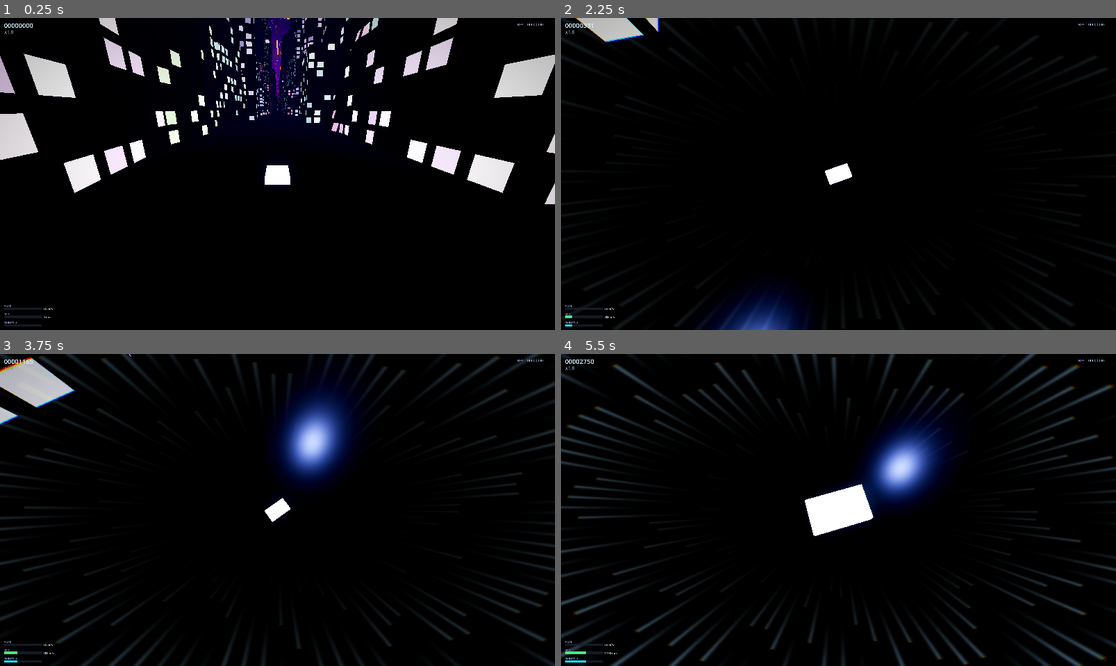
Above: before the commit, frames 1-4 (two rows, left to right).
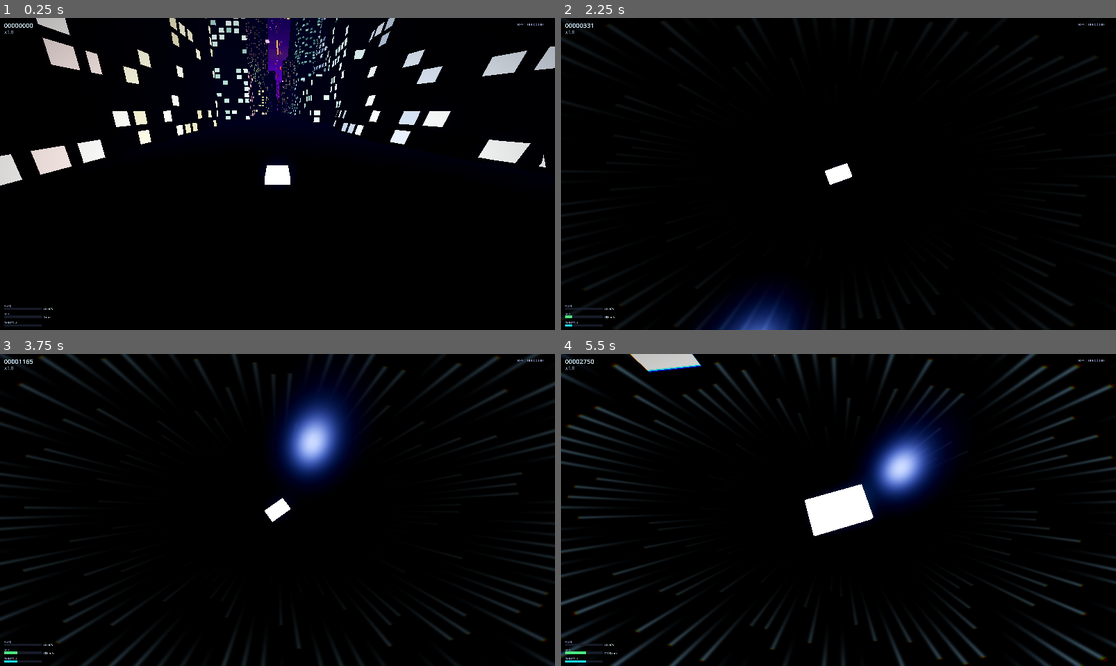
Above: after the commit, the same moments.

Repository: midas44/divepunk
Game: Godot game, scene res://scenes/main/Main.tscn
Two runs of this game, one before a commit and one after it. Both use one fixed random seed, a clock stepped at 60 frames per second and the inputs below.
Inputs (mouse positions are in pixels of both pictures, inside the frame that each line leads up to):
- Up to frame 1 (0.25 s): no input
- Up to frame 2 (2.25 s): move the mouse to (866, 174) at 0.52 s; hold Q (cycle_camera) 0.53-1.28 s; hold Shift (accelerate) from 0.53 s (still down); tap Space at 0.77, 1.52 s; move the mouse to (810, 174) at 1.27 s; tap Ctrl (decelerate) at 1.35 s; move the mouse to (849, 167) at 2.02 s; hold Middle mouse button (rear_view) from 2.03 s (still down)
- Up to frame 3 (3.75 s): keep holding Shift (accelerate); move the mouse to (271, 516) at 2.77 s; release Middle mouse button (rear_view) at 2.78 s; tap X at 2.85 s; tap Space at 3.02 s; move the mouse to (316, 513) at 3.52 s; tap C at 3.6 s
- Up to frame 4 (5.5 s): keep holding Shift (accelerate); tap Space at 3.77, 4.52 s; move the mouse to (794, 506) at 4.27 s; tap V at 4.35 s; move the mouse to (844, 510) at 5.02 s; hold Q (cycle_camera) from 5.03 s (still down)

The runs differ from the first frame. In frame 1, 13% of the frame differs, in the area x 0-100%, y 0-60%; in frame 2, 0.7%; in frame 3, 1.4%; in frame 4, 0.6%.

Commit message:
feat(city): bigger/varied footprints, sparser city, fewer high-rises; fix windows on round/tapered towers
Playtest tuning on the skyline rework:

- Footprints bigger with much wider variation. Per-class bands raised (low/mid/high/
  mega) and the per-axis aspect spread widened to 0.65..1.6, so at scale 2 footprints
  now span ~45-830 m per axis (was ~33-341) with square / oblong / slab variety.
- Sparser, less dense city: fill_chance 0.86 -> 0.60, rows_per_chunk 8 -> 5, and
  column_spacing 60 -> 70. Roughly halves buildings per chunk and opens up gaps.
- Fewer tall buildings: class weights shifted to low/mid — high 0.14 -> 0.08,
  mega 0.06 -> 0.04, low 0.42 -> 0.50 (mid 0.38). High+mega now ~12% (was ~20%).
- FIX: windows missing on round / tapered towers. The vertex shader transformed
  normals with MODEL_MATRIX, which under a tall/thin tower's non-uniform scale skews
  the normal toward vertical, so the `wallness` test culled the windows. Now uses
  MODEL_NORMAL_MATRIX (inverse-transpose) for correct world normals.

Heights, size-classes, silhouettes and inner-face corridor clearance unchanged.

Co-Authored-By: Claude Opus 4.8 (1M context) <noreply@anthropic.com>

Diff:
--- a/scripts/city_chunk.gd
+++ b/scripts/city_chunk.gd
@@ -38,10 +38,10 @@
 
 @export_group("Buildings")
 @export var columns_per_side: int = 3            ## building columns stacked outward from the corridor
-@export var rows_per_chunk: int = 8              ## building slots along the chunk's length, per column (÷world_scale)
-@export var column_spacing: float = 60.0         ## X step between columns (×world_scale); columns are anchored by their inner face and step outward
+@export var rows_per_chunk: int = 5              ## building slots along the chunk's length, per column (÷world_scale) — lower = sparser
+@export var column_spacing: float = 70.0         ## X step between columns (×world_scale); columns are anchored by their inner face and step outward
 @export var edge_margin: float = 12.0            ## clear gap (m) kept between the corridor wall and the nearest building face
-@export_range(0.0, 1.0) var fill_chance: float = 0.86   ## per-slot chance of a building (gaps add variety)
+@export_range(0.0, 1.0) var fill_chance: float = 0.6    ## per-slot chance of a building (gaps add variety; lower = sparser)
 @export_range(0.0, 1.0) var cell_depth_jitter: float = 0.35
 @export var world_scale: float = 1.0   ## set by ChunkManager; >1 enlarges buildings + spacing around the constant-size car (1.0 = original)
 @export var building_windows: bool = true   ## procedural neon-window shader (set by ChunkManager from [fx] building_windows); false = flat emissive boxes
@@ -51,20 +51,20 @@
 ## of mostly LOW/MID with rare MEGA towers reads far more interesting than a uniform wall. Heights and
 ## footprints are metres BEFORE [game] scale — the layout multiplies them by world_scale like the rest
 ## of the city, so at scale 2.0 a mega tower is roughly twice these numbers tall.
-@export var low_weight: float = 0.42
+@export var low_weight: float = 0.50
 @export var mid_weight: float = 0.38
-@export var high_weight: float = 0.14
-@export var mega_weight: float = 0.06     ## rare; megatowers are also kept off the corridor-edge column
+@export var high_weight: float = 0.08
+@export var mega_weight: float = 0.04     ## rare; megatowers are also kept off the corridor-edge column
 @export var low_height: Vector2 = Vector2(30.0, 80.0)
 @export var mid_height: Vector2 = Vector2(80.0, 200.0)
 @export var high_height: Vector2 = Vector2(200.0, 420.0)
 @export var mega_height: Vector2 = Vector2(420.0, 880.0)
-@export var low_footprint: Vector2 = Vector2(22.0, 60.0)
-@export var mid_footprint: Vector2 = Vector2(26.0, 75.0)
-@export var high_footprint: Vector2 = Vector2(32.0, 95.0)
-@export var mega_footprint: Vector2 = Vector2(50.0, 140.0)
-@export var footprint_aspect_min: float = 0.72   ## per-axis spread on the footprint, so towers vary in proportion (square / oblong / slab), not just size
-@export var footprint_aspect_max: float = 1.35
+@export var low_footprint: Vector2 = Vector2(35.0, 95.0)
+@export var mid_footprint: Vector2 = Vector2(45.0, 130.0)
+@export var high_footprint: Vector2 = Vector2(60.0, 175.0)
+@export var mega_footprint: Vector2 = Vector2(95.0, 260.0)
+@export var footprint_aspect_min: float = 0.65   ## per-axis spread on the footprint, so towers vary in proportion (square / oblong / slab) — wide range = huge variety
+@export var footprint_aspect_max: float = 1.6
 
 @export_group("Building shapes")
 ## Silhouette mix. Each non-empty shape is one extra MultiMesh per chunk (one draw call), so a 0 weight
--- a/shaders/building.gdshader
+++ b/shaders/building.gdshader
@@ -25,7 +25,10 @@
 
 void vertex() {
 	v_wpos = (MODEL_MATRIX * vec4(VERTEX, 1.0)).xyz;
-	v_wnormal = normalize((MODEL_MATRIX * vec4(NORMAL, 0.0)).xyz);
+	// Use the normal matrix (inverse-transpose of the model basis): under the heavy NON-UNIFORM scale
+	// of a tall/thin/tapered tower, transforming the normal by MODEL_MATRIX skews it toward vertical,
+	// which made `wallness` below cull the windows off round/tapered buildings. This keeps it correct.
+	v_wnormal = normalize(MODEL_NORMAL_MATRIX * NORMAL);
 	v_tint = COLOR.rgb;
 }
 
